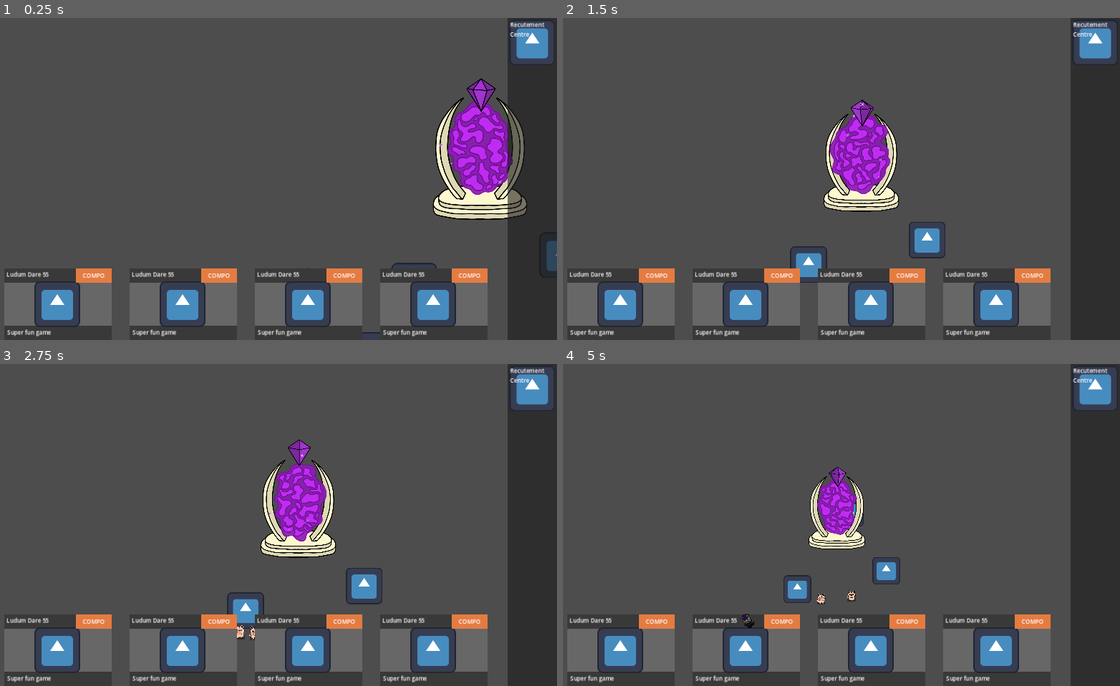
Above: before the commit, frames 1-4 (two rows, left to right).
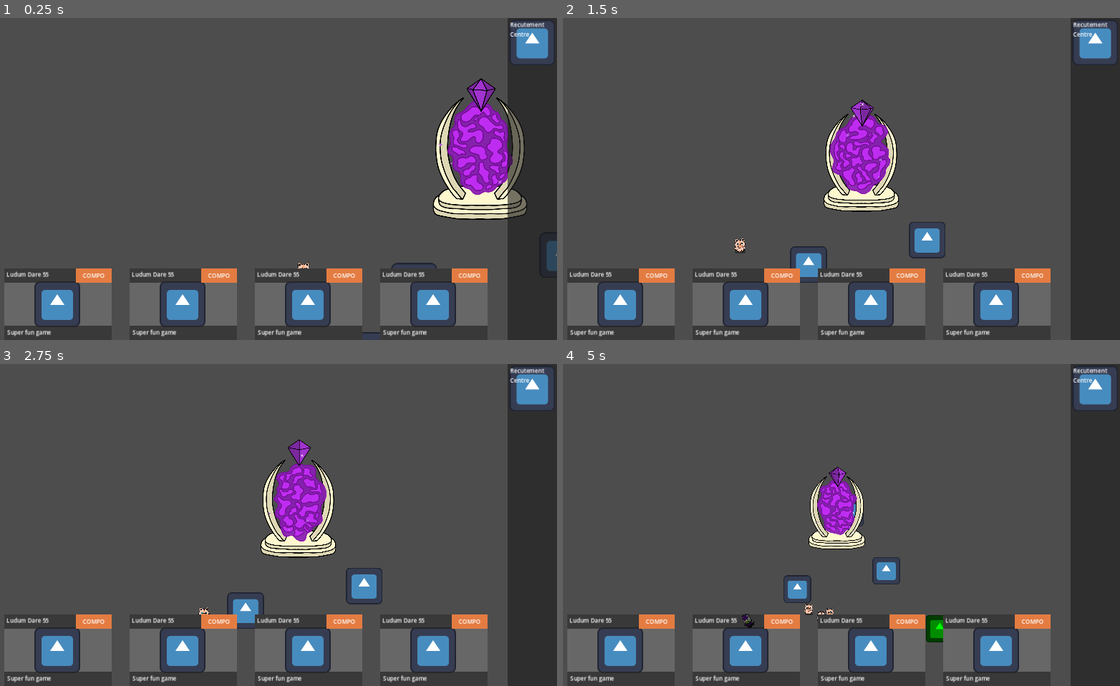
Above: after the commit, the same moments.

Repository: CiaranWoodward/LD55
Game: Godot game, scene res://Map/GameMap.tscn
Same seed, same stepped clock (60 frames per second), same inputs: the game is played once before the commit and once after it. The engine's default icon, where the game draws it, is replaced by a stand-in: a white triangle on a blue panel in a dark square.
Inputs (mouse positions are in pixels of both pictures, inside the frame that each line leads up to):
- Up to frame 1 (0.25 s): no input
- Up to frame 2 (1.5 s): move the mouse to (958, 162) at 0.52 s; hold Right (ui_right) 0.53-1.25 s; hold Mouse wheel down (zoom_in) 0.53-1.25 s; click (958, 162) at 0.67 s; drag from (718, 195) to (830, 265) at 1.27 s
- Up to frame 3 (2.75 s): click "Recutement Centre" at 2 s
- Up to frame 4 (5 s): move the mouse to (891, 454) at 2.77 s; hold Right (ui_right) 2.78-3.5 s; hold Mouse wheel down (zoom_in) 2.78-3.5 s; drag from (802, 589) to (785, 512) at 3.52 s; move the mouse to (1003, 573) at 4.27 s; hold Left (ui_left) from 4.28 s (still down); hold Mouse wheel down (zoom_in) from 4.28 s (still down)

The runs differ from the first frame. In frame 1, less than 0.1% of the frame differs, in the area x 53-61%, y 75-78%; in frame 2, less than 0.1%; in frame 3, 0.1%; in frame 4, 0.4%, in the area x 43-69%, y 70-87%.

Commit message:
implemented granny shacks

Diff:
--- a/Buildings/Building.gd
+++ b/Buildings/Building.gd
@@ -18,6 +18,9 @@
 func change_queue_count(type: Global.ResourceType, delta: int):
 	_queue[type] = _queue[type] + delta;
 
+func change_inventory_count(type: Global.ResourceType, delta: int):
+	_inventory[type] = _inventory[type] + delta;
+
 func handle_character(character: BaseCharacter):
 	pass
 
--- /dev/null
+++ b/Buildings/GrannyShack.gd
@@ -0,0 +1,28 @@
+extends ProductionBuilding
+
+@export var max_corn: int = 10
+@export var corn_per_granny: int = 2
+
+# Called when the node enters the scene tree for the first time.
+func _ready():
+	_queue[Global.ResourceType.CORN] = _inventory[Global.ResourceType.CORN] - max_corn
+	super._ready()
+
+# Called every frame. 'delta' is the elapsed time since the previous frame.
+func _process(delta):
+	super._process(delta)
+
+func do_build():
+	super.do_build()
+	if (_inventory[Global.ResourceType.CORN] >= corn_per_granny):
+		var granny: Granny = load("res://Characters/Granny.tscn").instantiate()
+		granny.position = self.position
+		Global.game_map.add_character(granny)
+		change_inventory_count(Global.ResourceType.CORN, -corn_per_granny)
+		change_queue_count(Global.ResourceType.CORN, corn_per_granny)
+
+func handle_character(character: BaseCharacter):
+	if (character is Cat):
+		if (character.has_resource(Global.ResourceType.CORN)):
+			character.remove_resource()
+			change_inventory_count(Global.ResourceType.CORN, 1)
--- /dev/null
+++ b/Buildings/GrannyShack.tscn
@@ -0,0 +1,25 @@
+[gd_scene load_steps=4 format=3 uid="uid://bl1l3pofspv41"]
+
+[ext_resource type="Script" path="res://Buildings/GrannyShack.gd" id="1_x74po"]
+[ext_resource type="Texture2D" uid="uid://bqrlf1ou31xpm" path="res://icon.svg" id="2_ksd26"]
+
+[sub_resource type="RectangleShape2D" id="RectangleShape2D_p2y8g"]
+size = Vector2(135, 136.5)
+
+[node name="GrannyShack" type="Node2D"]
+script = ExtResource("1_x74po")
+
+[node name="Graphic" type="Sprite2D" parent="."]
+modulate = Color(0, 1, 0, 1)
+texture = ExtResource("2_ksd26")
+
+[node name="BuildPrevention" type="Area2D" parent="."]
+collision_layer = 3
+
+[node name="BuildPreventionShape" type="CollisionShape2D" parent="BuildPrevention"]
+position = Vector2(0.5, -0.25)
+shape = SubResource("RectangleShape2D_p2y8g")
+
+[node name="Polygon2D" type="Polygon2D" parent="."]
+color = Color(1, 1, 1, 0)
+polygon = PackedVector2Array(-66, -67, 67, -67, 66, 67, 28, 68, 29, -16, -26, -16, -27, 68, -66, 66)
--- a/Buildings/ProductionBuilding.gd
+++ b/Buildings/ProductionBuilding.gd
@@ -4,7 +4,7 @@
 @export var cat_slots: int = 1
 @export var cost: int = 10
 @export var base_build_time: float = 5.0
-@export var cat_time_multiplier: float = 1
+@export var cat_time_multiplier: float = 0.9
 
 @onready var build_timer = Timer.new()
 var cat_count: int = 0 : set = set_cat_count
--- a/Buildings/RecutementCentre.gd
+++ b/Buildings/RecutementCentre.gd
@@ -1,9 +1,13 @@
 extends ProductionBuilding
+
+@export var max_corn: int = 10
+@export var corn_per_cat: int = 2
 
 # Called when the node enters the scene tree for the first time.
 func _ready():
 	super._ready()
-	change_queue_count(Global.ResourceType.CAT, -1)
+	base_build_time = 5
+	_queue[Global.ResourceType.CORN] = max_corn - _inventory[Global.ResourceType.CORN]
 
 # Called every frame. 'delta' is the elapsed time since the previous frame.
 func _process(delta):
@@ -11,6 +15,9 @@
 
 func do_build():
 	super.do_build()
-	var cat: Cat = load("res://Characters/Cat.tscn").instantiate()
-	cat.position = self.position
-	Global.game_map.add_character(cat)
+	if (_inventory[Global.ResourceType.CORN] >= corn_per_cat):
+		var cat: Cat = load("res://Characters/Cat.tscn").instantiate()
+		cat.position = self.position
+		Global.game_map.add_character(cat)
+		change_inventory_count(Global.ResourceType.CORN, -corn_per_cat)
+		change_queue_count(Global.ResourceType.CORN, corn_per_cat)
--- a/Characters/Cat.gd
+++ b/Characters/Cat.gd
@@ -1,17 +1,21 @@
 class_name Cat
 extends BaseCharacter
 
-var _inventory: Dictionary = Global.ResourceType.values().reduce(func(accum, type):
-	accum[type] = 0
-	return accum, {})
+var _inventory
 
 # Called when the node enters the scene tree for the first time.
 func _ready():
+	_inventory = Global.ResourceType.CORN
 	super._ready()
 
 # Called every frame. 'delta' is the elapsed time since the previous frame.
 func _physics_process(delta):
 	super._physics_process(delta)
+
+func get_resource_to_queue() -> Global.ResourceType:
+	if _inventory != null:
+		return _inventory
+	return get_type()
 
 func get_type():
 	return Global.ResourceType.CAT
@@ -20,5 +24,9 @@
 
 func has_resource(type: Global.ResourceType) -> bool:
 	if (type == get_type()): return true
-	if (is_instance_valid(_inventory[type])): return _inventory[type]
+	if (type == _inventory): return true
 	return false
+
+func remove_resource():
+	_inventory = null
+	resource = null
--- a/Characters/Granny.gd
+++ b/Characters/Granny.gd
@@ -8,3 +8,6 @@
 # Called every frame. 'delta' is the elapsed time since the previous frame.
 func _physics_process(delta):
 	super._physics_process(delta)
+
+func get_type():
+	return Global.ResourceType.GRANNY
--- a/Global.gd
+++ b/Global.gd
@@ -20,7 +20,7 @@
 	GRANNY,
 	WITCH,
 	GOLD,
-	WHEAT,
+	CORN,
 	FISH,
 }
 
--- a/Map/GameMap.tscn
+++ b/Map/GameMap.tscn
@@ -6,9 +6,10 @@
 [ext_resource type="PackedScene" uid="uid://cx4vxmlqmobql" path="res://UI/HUD.tscn" id="3_o1tnc"]
 [ext_resource type="PackedScene" uid="uid://ckplrxq1lxetw" path="res://UI/Cursor.tscn" id="4_0ycld"]
 [ext_resource type="PackedScene" uid="uid://dr3k135c6aj68" path="res://Characters/Cat.tscn" id="4_1crc1"]
-[ext_resource type="PackedScene" uid="uid://dol2yvdyffyc5" path="res://Characters/Witch.tscn" id="5_g2ini"]
+[ext_resource type="PackedScene" path="res://Characters/Witch.tscn" id="5_g2ini"]
 [ext_resource type="PackedScene" uid="uid://cqtw2u46g28co" path="res://Buildings/EndGame.tscn" id="6_5nybr"]
 [ext_resource type="Script" path="res://Map/PlayerCam.gd" id="6_5o6ap"]
+[ext_resource type="PackedScene" uid="uid://bl1l3pofspv41" path="res://Buildings/GrannyShack.tscn" id="7_vm5hl"]
 
 [sub_resource type="NavigationPolygon" id="NavigationPolygon_imvrd"]
 outlines = Array[PackedVector2Array]([PackedVector2Array(-571, -416, 1749, -422, 1799, 1434, -652, 1424)])
@@ -57,6 +58,9 @@
 [node name="EndGame4" parent="NavigationRegion2D" instance=ExtResource("6_5nybr")]
 position = Vector2(1106, 1064)
 
+[node name="GrannyShack" parent="NavigationRegion2D" instance=ExtResource("7_vm5hl")]
+position = Vector2(1064, 483)
+
 [node name="Hud" parent="." instance=ExtResource("3_o1tnc")]
 
 [node name="Cursor" parent="." instance=ExtResource("4_0ycld")]
Not shown, added: Graphics/Buildings/CornField/Corn0000.png.import
Not shown: 1 places in Map/GameMap.tscn that only renumber resources
